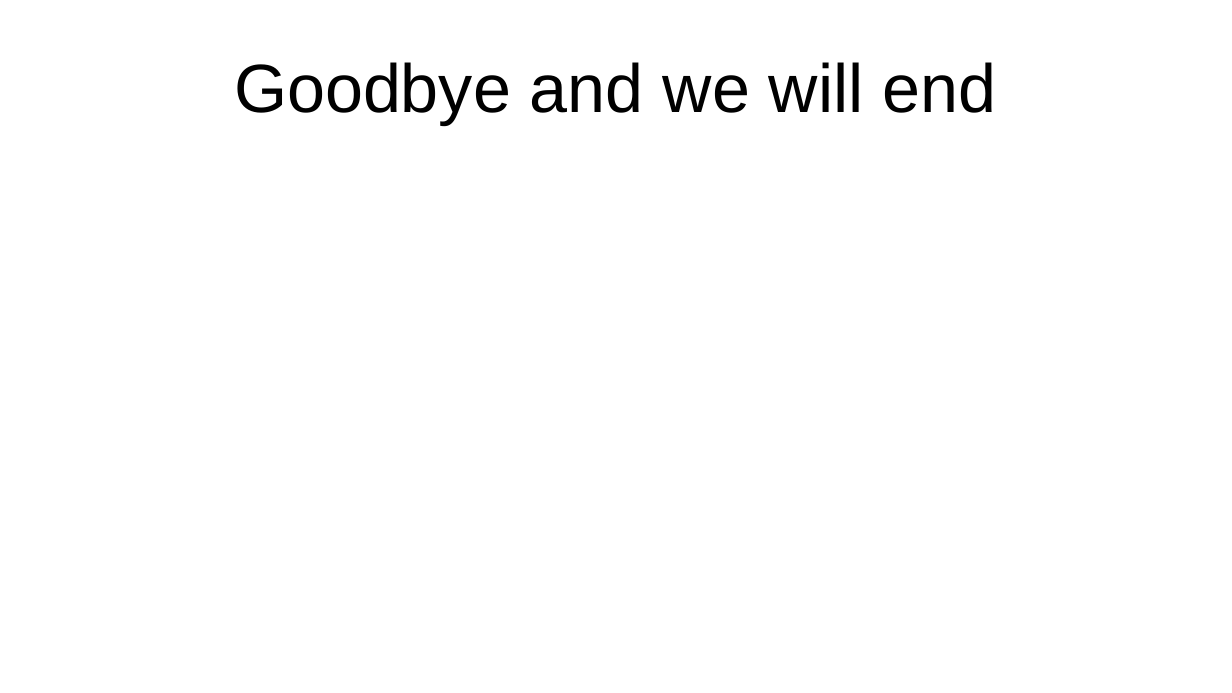
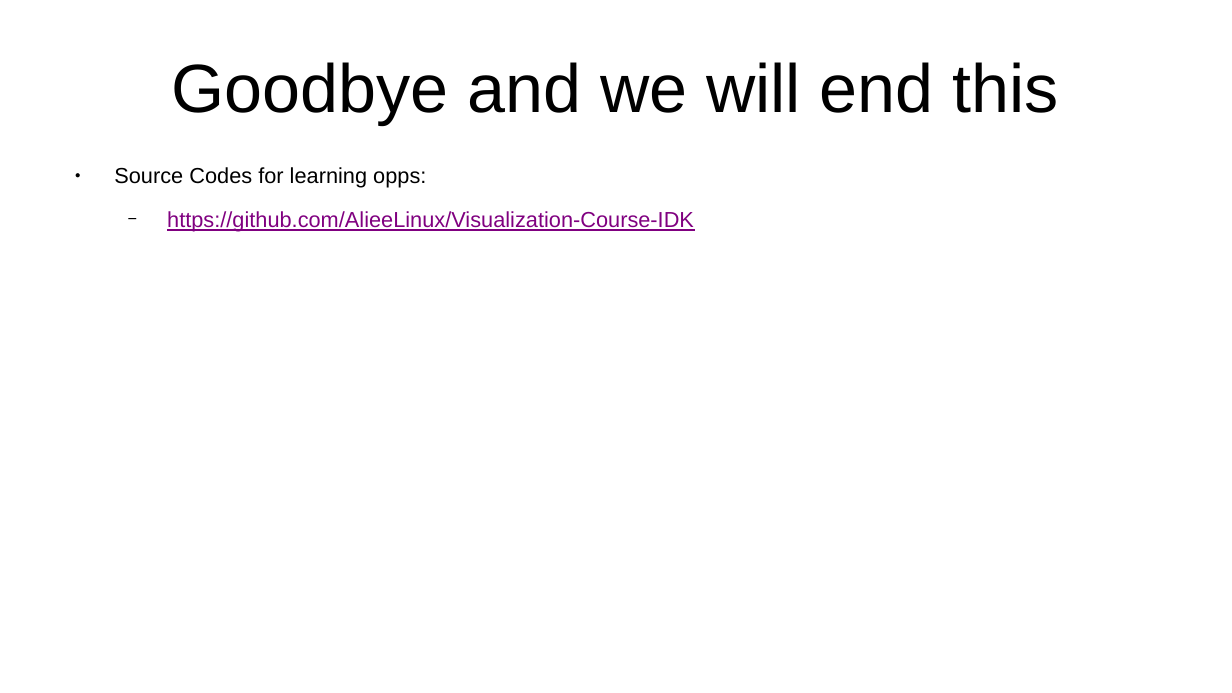
Before and after one commit to BSDSA-ISU/Visualization, a slide deck: slide 9 of Untitled 1.odp. Drawn at 1232x693 pixels with LibreOffice and Linux fonts; fonts in the diff are those of the drawing. Boxes give left, top, right and bottom in pixels: in the first picture for what was removed or moved away, otherwise in the second. Text is boxed around its words. In the diff, an @@ line names an element or a change of style, - is before the commit and + after.

```diff
--- a/Untitled 1.odp
+++ b/Untitled 1.odp
@@ title at [171, 62, 1059, 125]: text changed @@
-Goodbye and we will end
+Goodbye and we will end this
@@ text added at [114, 167, 694, 232], 14 pt, text #800080, underline @@
+● Source Codes for learning opps:
+  − https://github.com/AlieeLinux/Visualization-Course-IDK
```
Also in this commit, not shown: 2 other slides changed, 1 other file.
